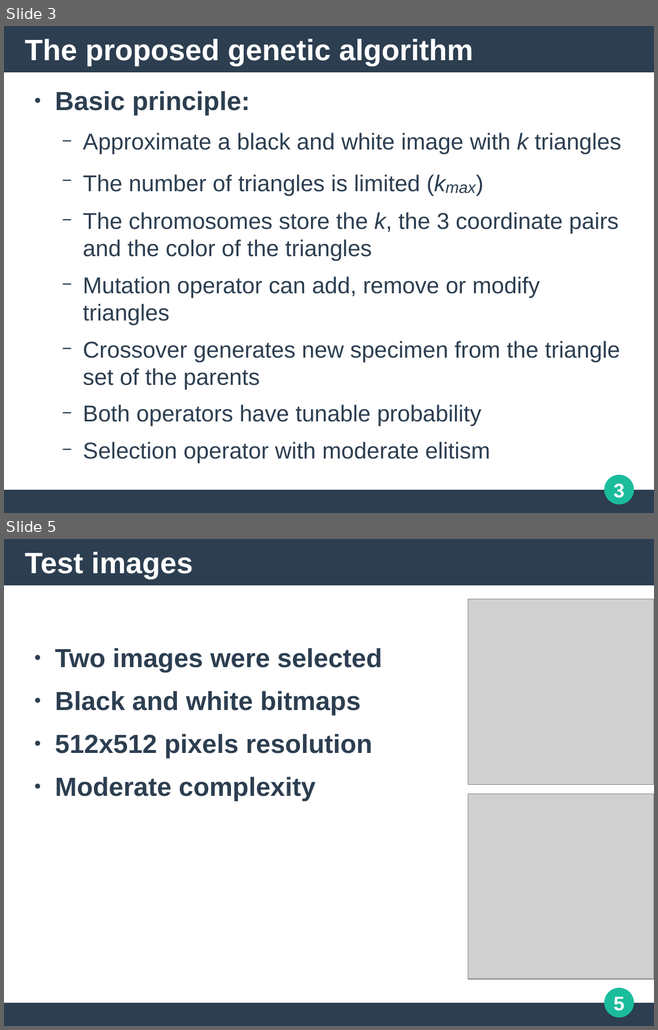
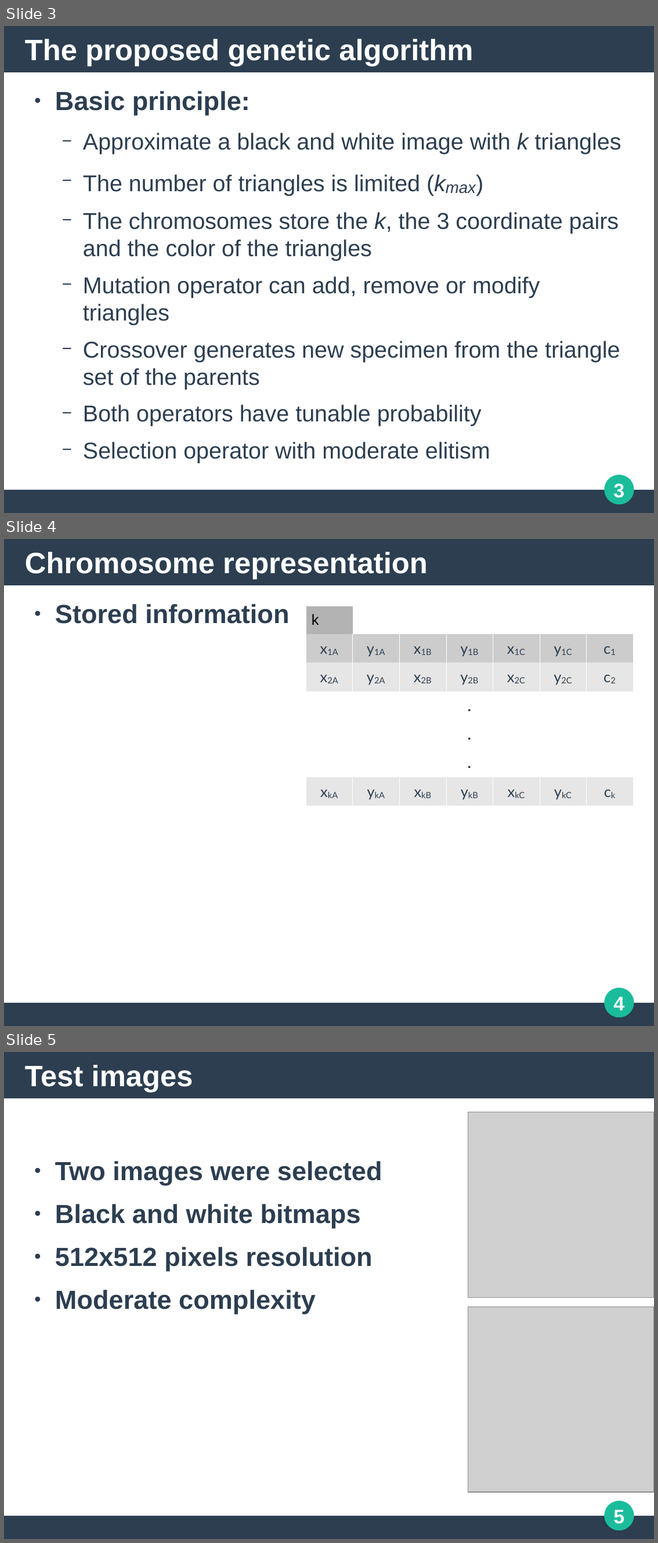
Before and after one commit to Antiemes/AIS_2022_GA, a slide deck: presentation/ais_2021_vg.odp. Shown one above the other, each under a label of ours: slides 3 and 5 before the commit, slides 3, 4 and 5 after it; the slides between them are not shown. The pictures are 658x1030 and 658x1543 pixels, drawn with LibreOffice and Linux fonts; fonts in the diff are those of the drawing; grey boxes stand for pictures. Boxes give left, top, right and bottom in pixels: in the first picture for what was removed or moved away, otherwise in the second. Text is boxed around its words. In the diff, an @@ line names an element or a change of style, - is before the commit and + after.

Commit message:
Chromosome representation

```diff
--- a/presentation/ais_2021_vg.odp
+++ b/presentation/ais_2021_vg.odp
@@ slide 4 added at [4, 539, 654, 1026], background #FFFFFF; not listed: 4 template elements that a slide beside it also shows @@
@@ title added at [25, 552, 427, 579], 36 pt, text #FFFFFF, bold @@
+Chromosome representation
@@ text added at [55, 604, 289, 624], 32 pt, text #2C3E50, bold @@
+● Stored information
@@ table added at [306, 606, 632, 806], 7 rows, 7 columns @@
+k |  |  |  |  |  | 
+x1A | y1A | x1B | y1B | x1C | y1C | c1
+x2A | y2A | x2B | y2B | x2C | y2C | c2
+ |  |  | . |  |  | 
+ |  |  | . |  |  | 
+ |  |  | . |  |  | 
+xkA | ykA | xkB | ykB | xkC | ykC | ck
```
Also in this commit, not shown: 1 slide removed.
